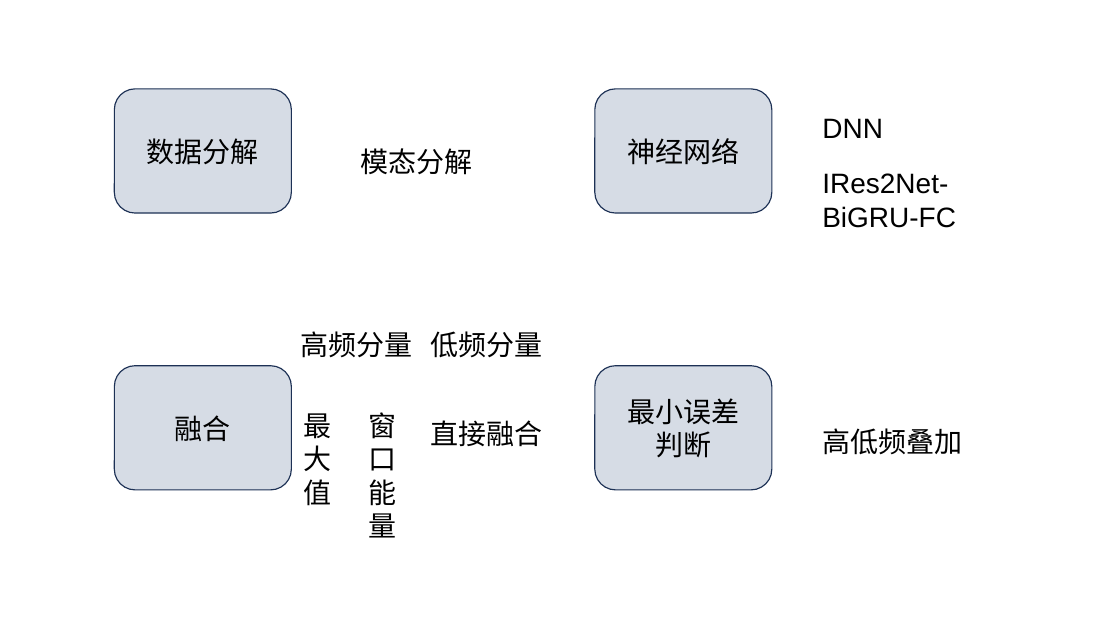
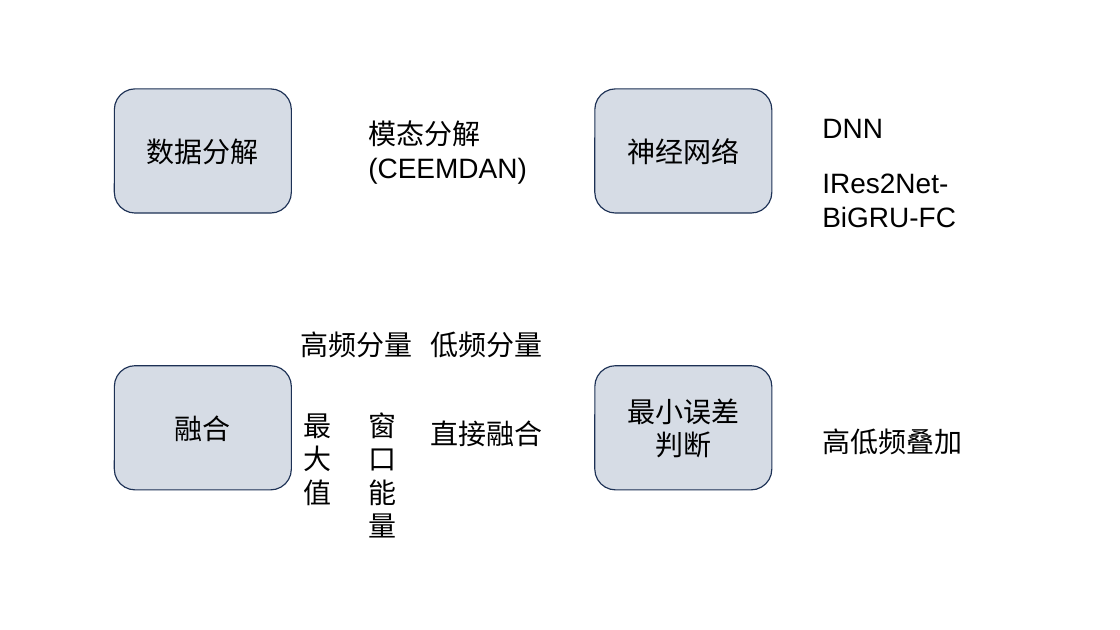
Before and after one commit to lucking666/sys, a slide deck: slide 10 of 卢老师论文汇报/1101汇报.pptx (slide 17 before the commit). Drawn at 1120x630 pixels with LibreOffice and Linux fonts; fonts in the diff are those of the drawing. Boxes give left, top, right and bottom in pixels: in the first picture for what was removed or moved away, otherwise in the second. Text is boxed around its words. In the diff, an @@ line names an element or a change of style, - is before the commit and + after.

```diff
--- a/卢老师论文汇报/1101汇报.pptx
+++ b/卢老师论文汇报/1101汇报.pptx
@@ text at <box>368,120,527,183</box>: text changed @@
-模态分解
+模态分解(CEEMDAN)
```
Also in this commit, not shown: 3 other slides changed, 1 slide added, 1 slide removed, 6 other files.
